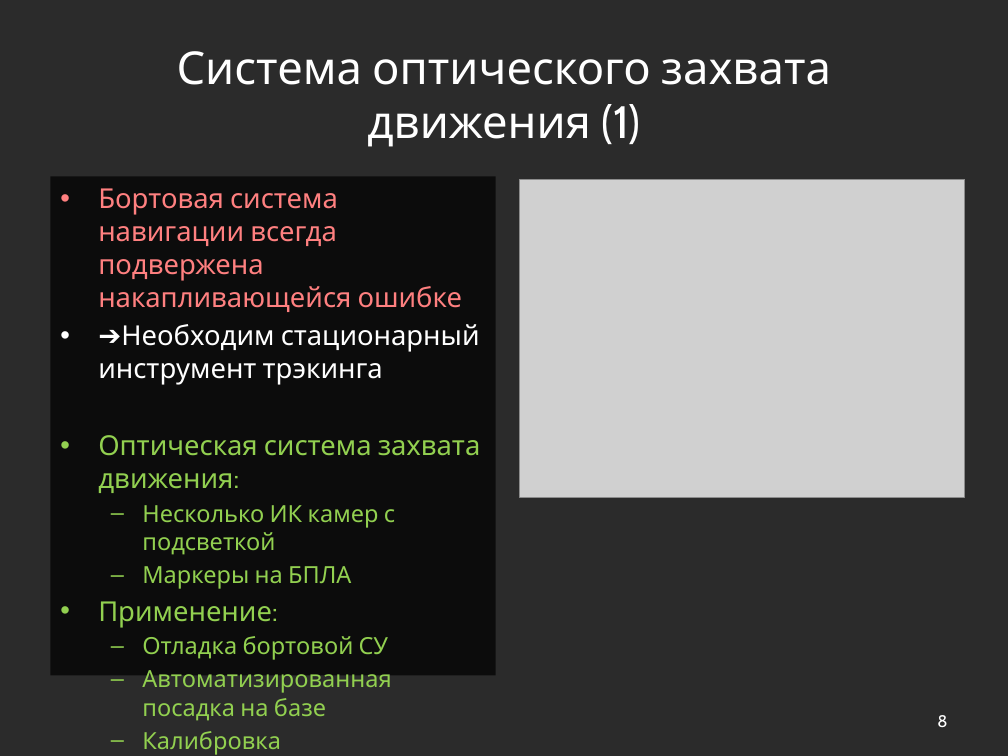
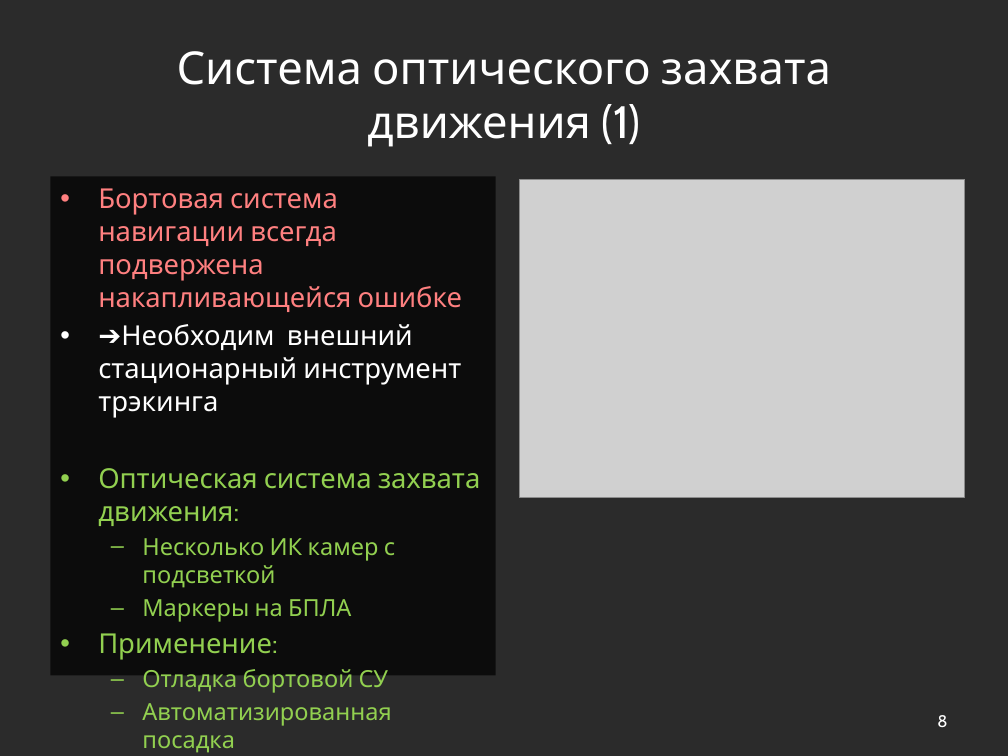
Before and after one commit to Jacobi20/quadro-xds, a slide deck: slide 8 of Docs/Medias2012.pptx. Drawn at 1008x756 pixels with LibreOffice and Linux fonts; fonts in the diff are those of the drawing; grey boxes stand for pictures; background and template pictures are left out; a plain dark background stands for a picture behind light text. Boxes give left, top, right and bottom in pixels: in the first picture for what was removed or moved away, otherwise in the second. Text is boxed around its words. In the diff, an @@ line names an element or a change of style, - is before the commit and + after.

```diff
--- a/Docs/Medias2012.pptx
+++ b/Docs/Medias2012.pptx
@@ text at (x1=98, y1=324, x2=461, y2=418): text changed @@
-• ➔Необходим стационарный инструмент трэкинга
+• ➔Необходим внешний стационарный инструмент трэкинга
```
Also in this commit, not shown: 4 other slides changed, 2 other files.
